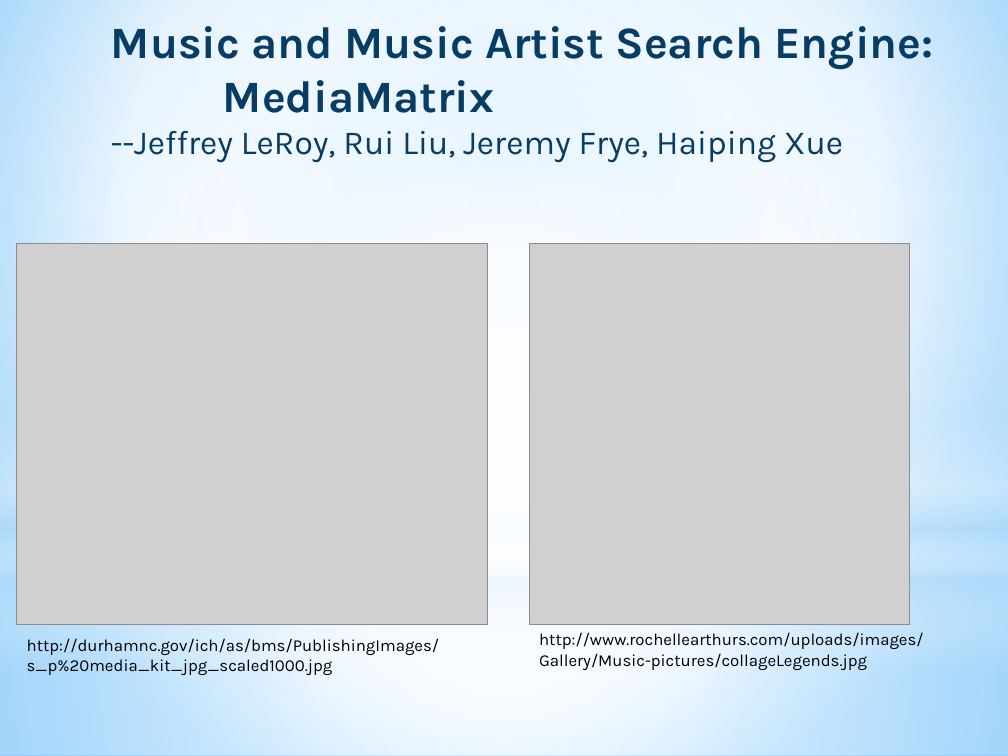
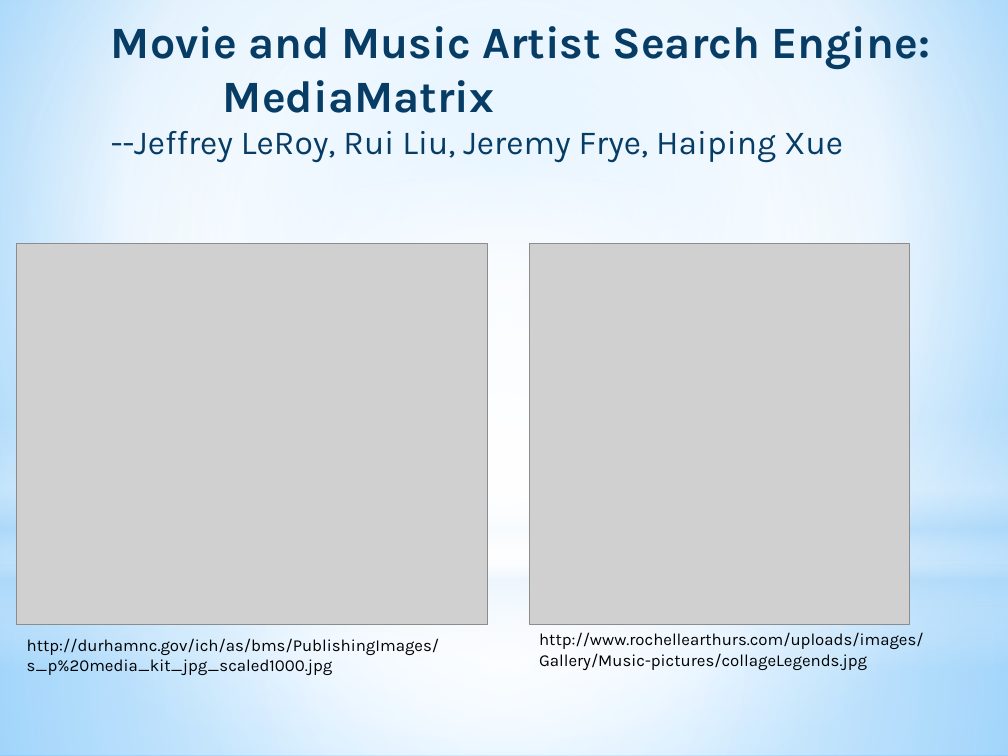
Before and after one commit to u0733159/CSCE438-hw2, a slide deck: slide 1 of csce438.pptx. Drawn at 1008x756 pixels with LibreOffice and Linux fonts; fonts in the diff are those of the drawing; grey boxes stand for pictures. Boxes give left, top, right and bottom in pixels: in the first picture for what was removed or moved away, otherwise in the second. Text is boxed around its words. In the diff, an @@ line names an element or a change of style, - is before the commit and + after.

```diff
--- a/csce438.pptx
+++ b/csce438.pptx
@@ title at box(111, 26, 931, 163): text changed @@
-Music and Music Artist Search Engine:
-MediaMatrix
---Jeffrey LeRoy, Rui Liu, Jeremy Frye, Haiping Xue
+Movie and Music Artist Search Engine:
+MediaMatrix
+--Jeffrey LeRoy, Rui Liu, Jeremy Frye, Haiping Xue
```
Also in this commit, not shown: 4 other slides changed.
